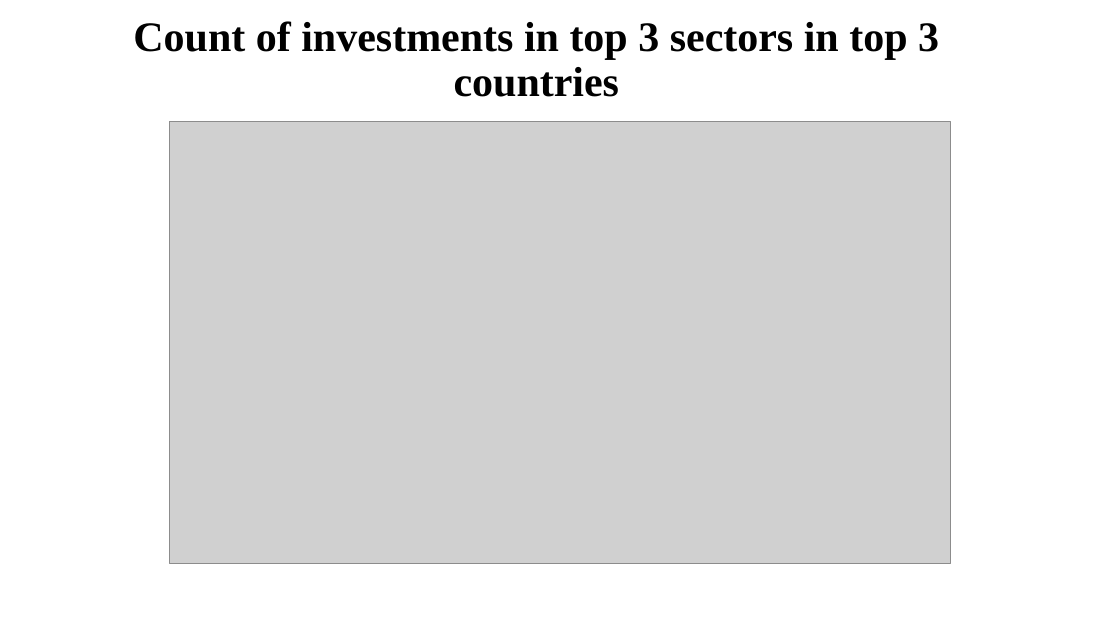
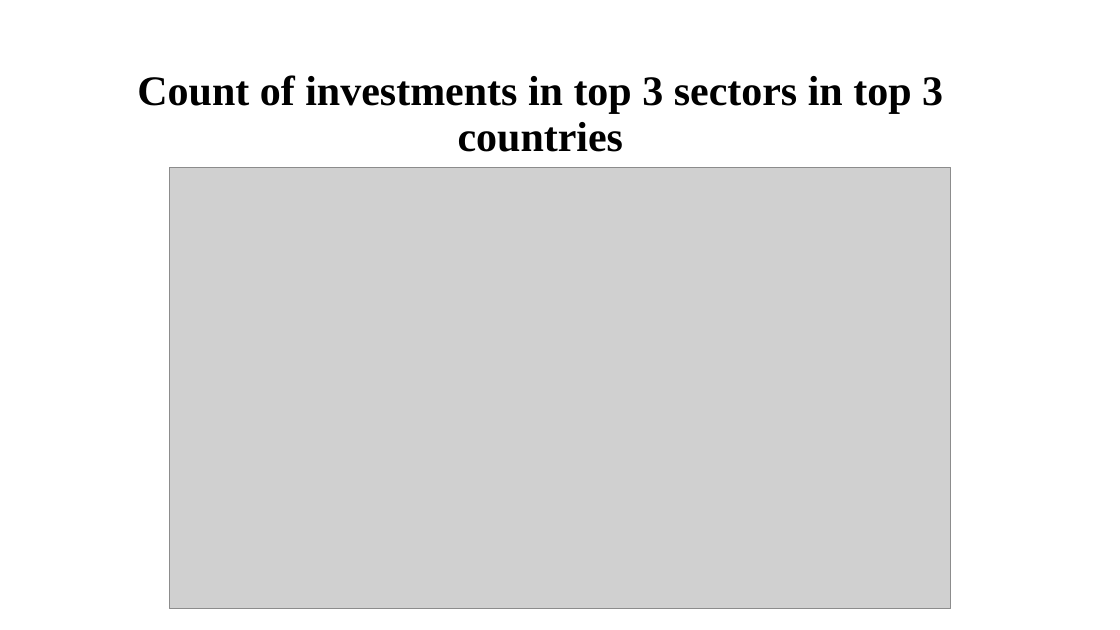
Before and after one commit to sivaswami1885/InvestmentAnalysis, a slide deck: slide 9 of INVEST.pptx. Drawn at 1120x630 pixels with LibreOffice and Linux fonts; fonts in the diff are those of the drawing; grey boxes stand for pictures; background and template pictures are left out. Boxes give left, top, right and bottom in pixels: in the first picture for what was removed or moved away, otherwise in the second. Text is boxed around its words. In the diff, an @@ line names an element or a change of style, - is before the commit and + after.

```diff
--- a/INVEST.pptx
+++ b/INVEST.pptx
@@ title "Count of investments in top ...": place and size @@
-title "Count of investments in top ..." at [133, 21, 939, 97]
+title "Count of investments in top ..." at [137, 75, 943, 152]
@@ picture: place and size @@
-picture at [169, 122, 951, 564]
+picture at [169, 167, 951, 609]
```
Also in this commit, not shown: 3 other slides changed, 2 other files.
